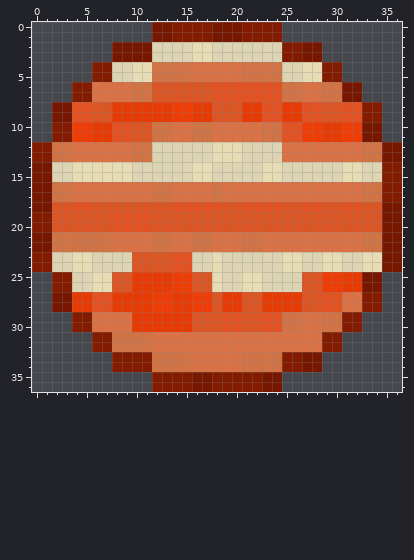
Pixel-art sprite -- assets/textures/universe/planets/jupiter.png. The picture above is the old version.
The file is 37x37 pixels. Colours within 5 levels of each other are drawn and written as one.
After:
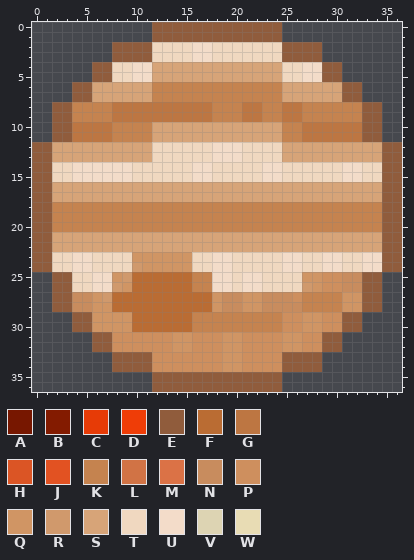
Palette (. is transparent): A #771700  B #831b00  C #e73b06  D #ef3d07  E #905c3c  F #ba6c33  G #bd7642  H #db5525  J #e25222  K #c5834f  L #d17345  M #db7246  N #c88c5e  P #ce8f5e  Q #d09564  R #d0996c  S #d7a478  T #f0d8c0  U #f3dcc9  V #ddd4b3  W #e8dcb4
Diff:
Changed rows in their new state; - is an unchanged pixel.
first column x 0:
 0 ------------EEEEEEEEEEEEE------------
 1 ------------EEEEEEEEEEEEE------------
 2 --------EEEETTTTUUTTTTTTTEEEE--------
 3 --------EEEETTTTUUTTTTTTTEEEE--------
 4 ------EETTUUSSSSSSSSSSSSSTTUUEE------
 5 ------EETTUUSSSSSSSSSSSSSTTUUEE------
 6 ----EESSSSSSKKKKKKKKKKKKKSSSSSSEE----
 7 ----EESSSSSSKKKKKKKKKKKKKSSSSSSEE----
 8 --EEKKKKGGGGGGGGGGKKKGGKKGGKKKKKKEE--
 9 --EEKKKKGGGGGGGGGGKKKGGKKGGKKKKKKEE--
10 --EEGGGGKKKKSSSSSSSSSSSSSKKGGGGGGEE--
11 --EEGGGGKKKKSSSSSSSSSSSSSKKGGGGGGEE--
12 EESSSSSSSSSSTTTTTTUUUTTTTSSSSSSSSSSEE
13 EESSSSSSSSSSTTTTTTUUUTTTTSSSSSSSSSSEE
14 EETTUUUUUUTTTTTTUUTTTTTUUTTTTTTUUTTEE
15 EETTUUUUUUTTTTTTUUTTTTTUUTTTTTTUUTTEE
16 EESSSSSSSSSSSSSSSSSSSSSSSSSSSSSSSSSEE
17 EESSSSSSSSSSSSSSSSSSSSSSSSSSSSSSSSSEE
18 EEKKKKKKKKKKKKKKKKKKKKKKKKKKKKKKKKKEE
19 EEKKKKKKKKKKKKKKKKKKKKKKKKKKKKKKKKKEE
20 EEKKKKKKKKKKKKKKKKKKKKKKKKKKKKKKKKKEE
21 EESSSSSSSSSSSSSSSSSSSSSSSSSSSSSSSSSEE
22 EESSSSSSSSSSSSSSSSSSSSSSSSSSSSSSSSSEE
23 EETTUUTTTTQQQQQQTTUUTTTTTUUTTUUTTUUEE
24 EETTUUTTTTRQQQQQTTUUTTTTTUUTTUUTTUUEE
25 --EETTUUQRFFFFFFKKUUTUUTTTTQQPPNNEE--
26 --EETTUURQFFFFFFKKUUTUUTTTTRQPPNNEE--
27 --EENNQRFFFFFFFFFFQNNQQNNNPKKKKQQEE--
28 --EENNQQFFFFFFFFFFQNNQQNNNNKKKKQQEE--
29 ----EEQQQQFFFFFFKKKKKKKKKPPQQPPEE----
30 ----EEQQQQFFFFFFKKKKKKKKKPPQQPPEE----
31 ------EEPPPPPPQQPPPQQPPPPQQPPEE------
32 ------EEPPPPPPQQPPPQQPPPPQQPPEE------
33 --------EEEEPPPPPPPQQPPPPEEEE--------
34 --------EEEEPPPPPPPQQPPPPEEEE--------
35 ------------EEEEEEEEEEEEE------------
36 ------------EEEEEEEEEEEEE------------
